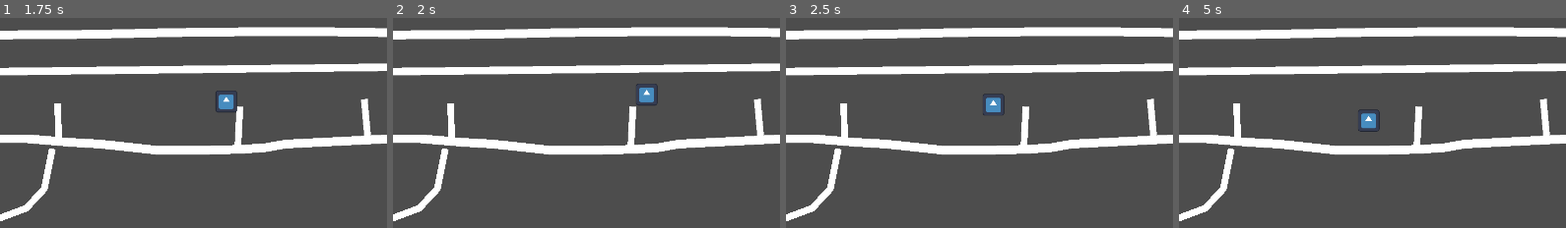
Above: before the commit, frames 1-4 (left to right).
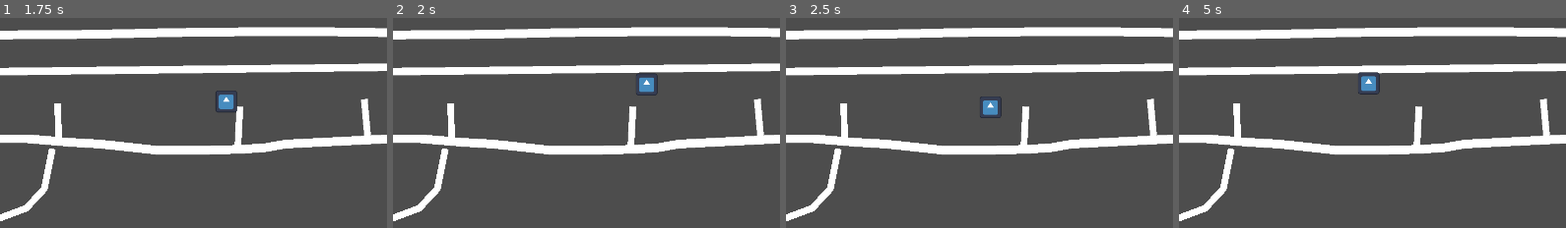
Above: after the commit, the same moments.

Repository: simenhs/piratsyltetoey
Game: Godot game, scene res://scenes/level1/level1.tscn
The game is run twice, just before and just after one commit, with the same random seed, the same clock (stepped at 60 frames per second) and the same inputs. The engine's default icon, where the game draws it, is replaced by a stand-in: a white triangle on a blue panel in a dark square.
Inputs:
- Up to frame 1 (1.75 s): tap Enter at 0.5 s; hold D (right) from 0.53 s (still down); tap Space (jump) at 0.6, 0.77, 1.07, 1.52, 1.55 s; tap Shift (dash) at 1.35 s
- Up to frame 2 (2 s): keep holding D (right); tap Space (jump) at 1.82 s
- Up to frame 3 (2.5 s): release D (right) at 2.03 s; hold A (left) from 2.03 s (still down); tap Space (jump) at 2.1 s
- Up to frame 4 (5 s): release A (left) at 2.78 s; hold D (right) 2.78-4.28 s; tap Shift (dash) at 2.85, 4.35 s; tap Space (jump) at 3.02, 3.05, 3.32, 3.6, 3.77, 4.07, 4.52, 4.55, 4.82 s; hold A (left) from 4.28 s (still down)
The pictures show only the part of the screen within x 39-89%, y 0-50%; the shares and areas given below are measured in that part.

Frame 1 is identical in both runs. In frame 2, 0.5% of the frame differs, in the area x 62-69%, y 26-42%; in frame 3, 0.4%; in frame 4, 0.8%, in the area x 46-52%, y 25-55%.

Commit message:
added coyote time, that allows player to jump a  short time after walking off platform

Diff:
--- a/godot/scenes/level1/player/player.gd
+++ b/godot/scenes/level1/player/player.gd
@@ -10,10 +10,17 @@
 var dash_on_cooldown :bool = false
 var facing_left : bool = false
 
+
+@onready var coyote_timer: Timer = %CoyoteTimer
+
 func _physics_process(delta: float) -> void:
 	_move(delta)
+
+	if is_on_floor():
+		coyote_timer.start() # starts timer that allows the player to jump a short period after running of platform
 	if Input.is_action_just_pressed("jump"):
 		_jump(delta)
+
 	_fall_down(delta)
 
 
@@ -22,10 +29,12 @@
 	move_and_slide()
 
 
+func _jump(delta : float):
 
-func _jump(delta : float):
-	if is_on_floor():
+	if not coyote_timer.is_stopped():
 		velocity.y = JUMP_VELOCITY
+		coyote_timer.stop()
+
 	if is_on_wall():
 		velocity.y = JUMP_VELOCITY
 		velocity.x = -Input.get_axis("left", "right")
--- a/godot/scenes/level1/player/player.tscn
+++ b/godot/scenes/level1/player/player.tscn
@@ -16,3 +16,8 @@
 
 [node name="CollisionShape2D" type="CollisionShape2D" parent="."]
 shape = SubResource("CircleShape2D_ruihv")
+
+[node name="CoyoteTimer" type="Timer" parent="."]
+unique_name_in_owner = true
+wait_time = 0.5
+one_shot = true
